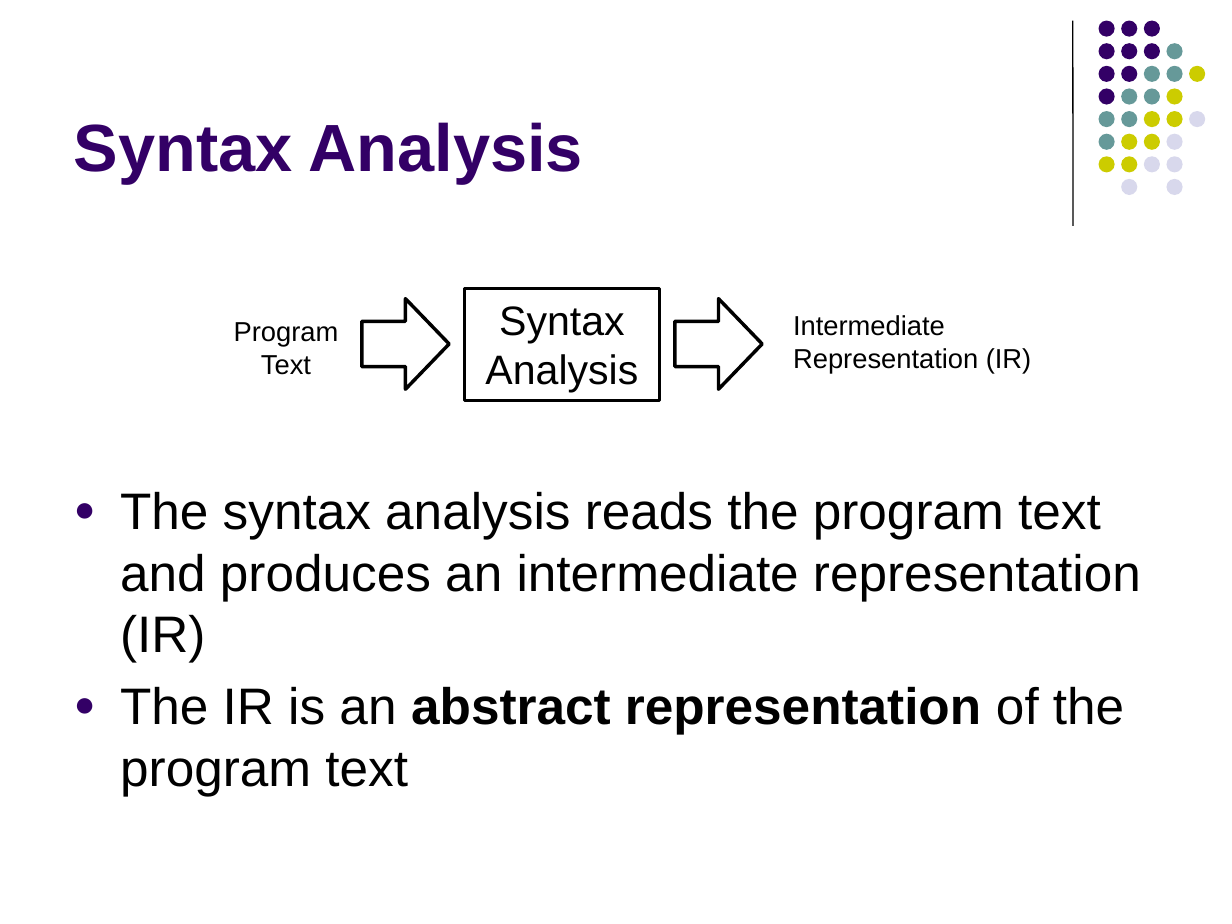
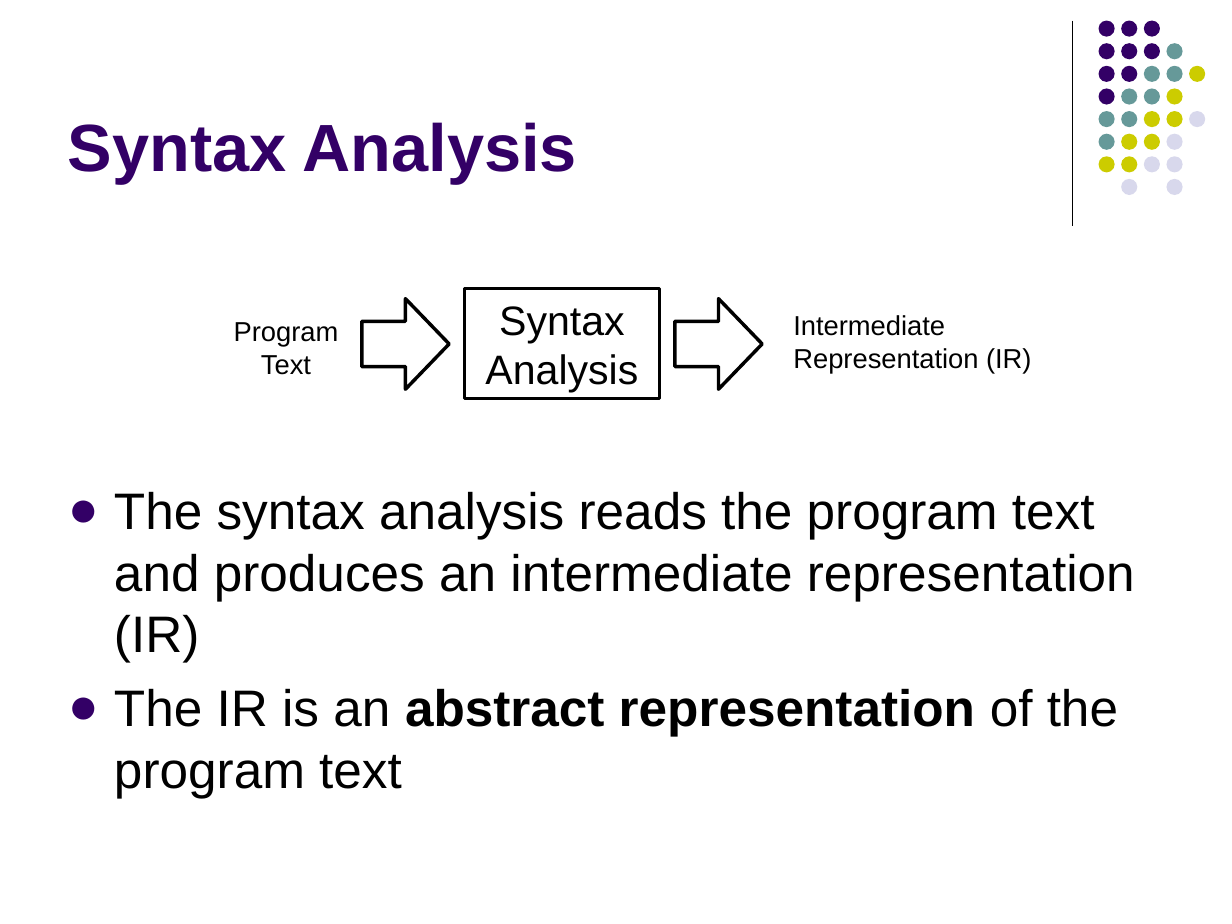
Before and after one commit to lutzhamel/CSC402, a slide deck: slide 14 of notes/csc402-ln001.pptx (slide 15 before the commit). Drawn at 1232x924 pixels with LibreOffice and Linux fonts; fonts in the diff are those of the drawing. Boxes give left, top, right and bottom in pixels: in the first picture for what was removed or moved away, otherwise in the second. Text is boxed around its words. In the diff, an @@ line names an element or a change of style, - is before the commit and + after.

```diff
--- a/notes/csc402-ln001.pptx
+++ b/notes/csc402-ln001.pptx
@@ title "Syntax Analysis": place and size @@
-title "Syntax Analysis" at [74, 122, 583, 183]
+title "Syntax Analysis" at [68, 122, 577, 183]
@@ text "The syntax analysis reads the ..." at [114, 491, 1135, 798]: less space between paragraphs; more space between paragraphs @@
```
Also in this commit, not shown: 24 other slides changed, 1 slide removed, 3 other files.
